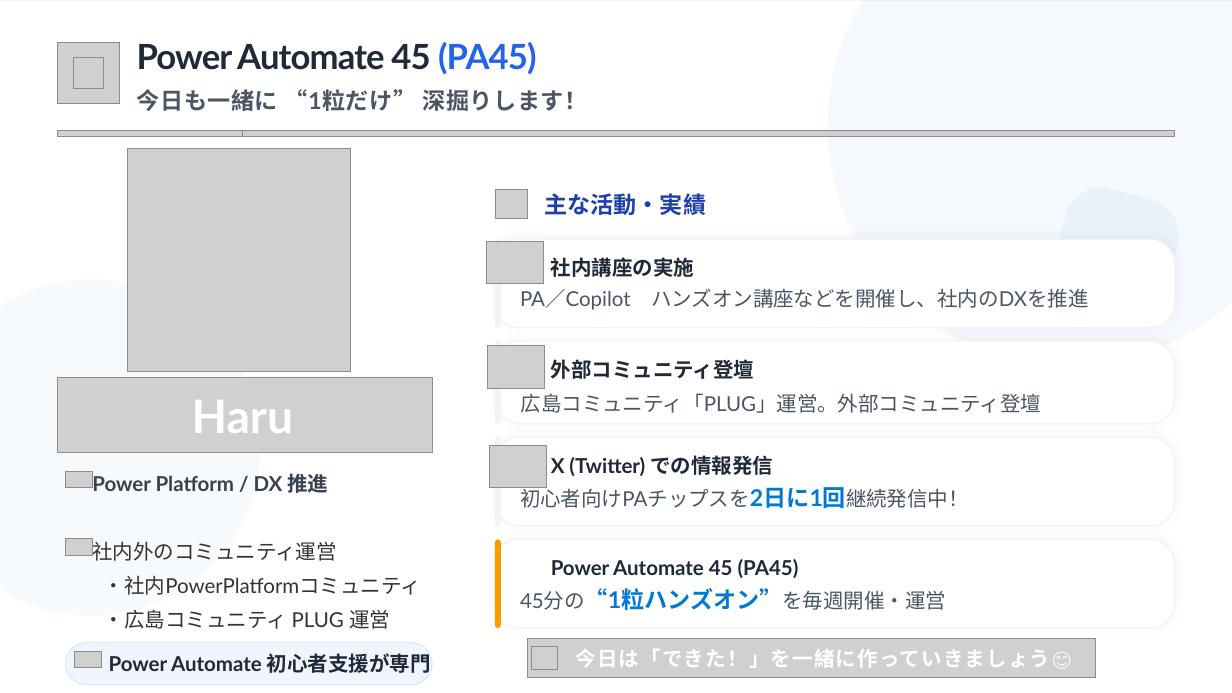
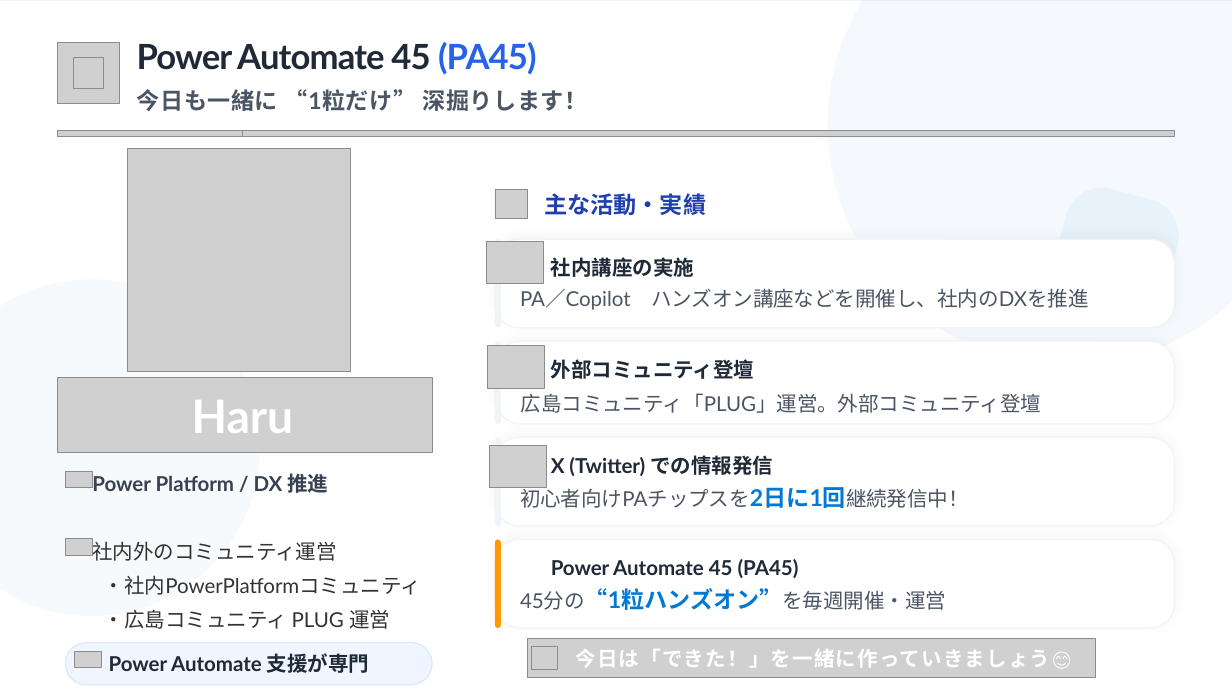
Before and after one commit to Haru-PowerPlatform/pa45, a slide deck: slide 6 of assets/pa45/P010_PA45_BizReview_20260514.pptx. Drawn at 1232x693 pixels with LibreOffice and Linux fonts; fonts in the diff are those of the drawing; grey boxes stand for pictures; background and template pictures are left out. Boxes give left, top, right and bottom in pixels: in the first picture for what was removed or moved away, otherwise in the second. Text is boxed around its words. In the diff, an @@ line names an element or a change of style, - is before the commit and + after.

```diff
--- a/assets/pa45/P010_PA45_BizReview_20260514.pptx
+++ b/assets/pa45/P010_PA45_BizReview_20260514.pptx
@@ text at (109,653,369,673): text changed @@
-Power Automate 初心者支援が専門
+Power Automate 支援が専門
```
Also in this commit, not shown: 9 other slides changed.
